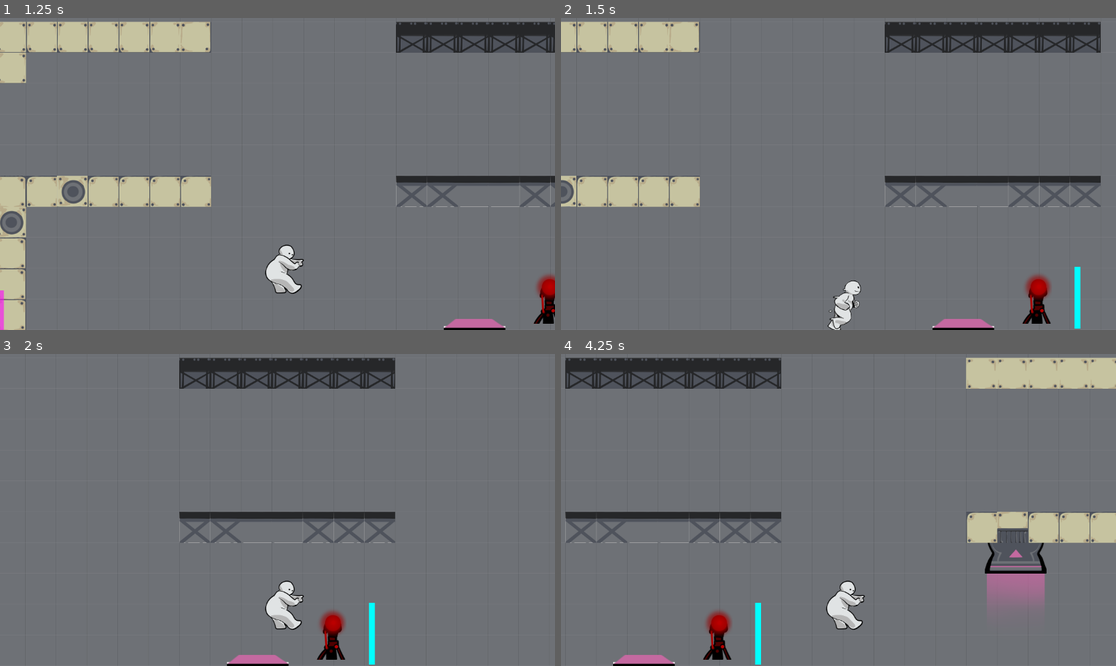
Above: before the commit, frames 1-4 (two rows, left to right).
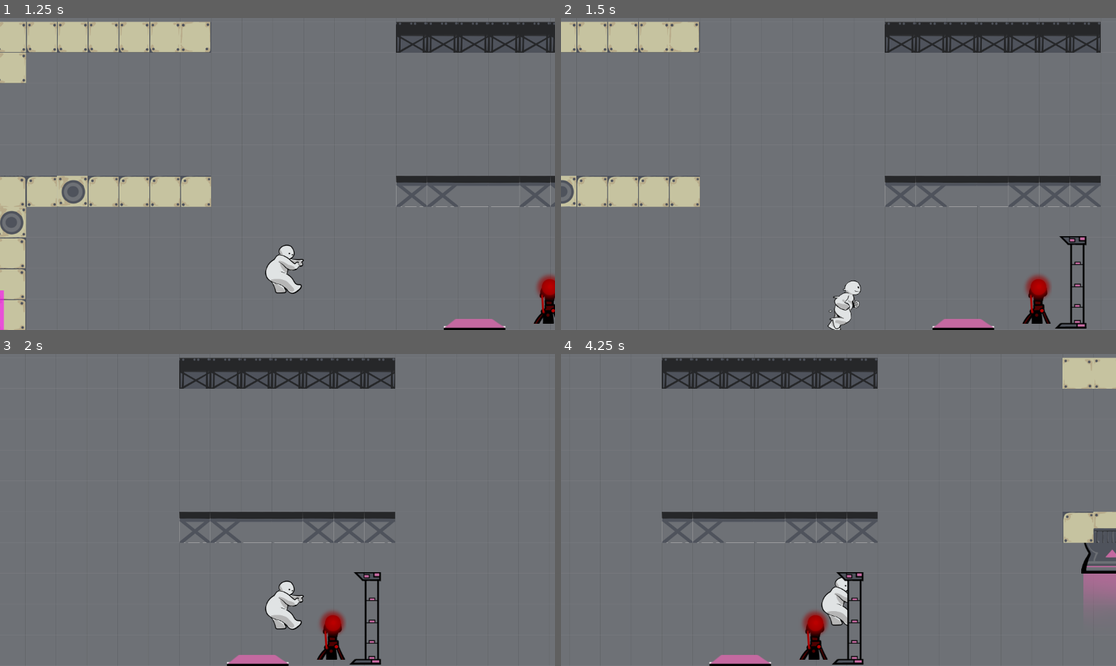
Above: after the commit, the same moments.

Repository: ZBC95/GMTK-2025-zoes-repository
Game: Godot game, scene res://Levels/game_level_dev_01.tscn
Same seed, same stepped clock (60 frames per second), same inputs: the game is played once before the commit and once after it.
Inputs:
- Up to frame 1 (1.25 s): hold D (Right) from 0.53 s (still down); tap W (Jump) at 0.77 s
- Up to frame 2 (1.5 s): keep holding D (Right)
- Up to frame 3 (2 s): keep holding D (Right); tap W (Jump) at 1.52 s
- Up to frame 4 (4.25 s): release D (Right) at 2.03 s; hold A (Left) 2.03-2.78 s; hold D (Right) from 2.78 s (still down); tap W (Jump) at 3.02, 3.77 s

Frame 1 is identical in both runs. In frame 2, 0.6% of the frame differs, in the area x 88-95%, y 69-100%; in frame 3, 0.6%; in frame 4, 16%, in the area x 0-100%, y 1-100%.

Commit message:
Added Door animated sprite

Diff:
--- a/Level_Making/door.tscn
+++ b/Level_Making/door.tscn
@@ -1,33 +1,77 @@
-[gd_scene load_steps=5 format=3 uid="uid://b3du30tia0mtw"]
+[gd_scene load_steps=11 format=3 uid="uid://b3du30tia0mtw"]
 
 [ext_resource type="Script" uid="uid://cb4ixt3ggarkp" path="res://door.gd" id="1_ba8gm"]
-
-[sub_resource type="RectangleShape2D" id="RectangleShape2D_ba8gm"]
-size = Vector2(8, 128)
+[ext_resource type="Texture2D" uid="uid://bjrh4jb45c4v" path="res://assets/door64.png" id="2_0rabo"]
 
 [sub_resource type="RectangleShape2D" id="RectangleShape2D_v6xrn"]
-size = Vector2(12, 128)
+size = Vector2(12, 192)
 
-[sub_resource type="QuadMesh" id="QuadMesh_ba8gm"]
+[sub_resource type="AtlasTexture" id="AtlasTexture_0rabo"]
+atlas = ExtResource("2_0rabo")
+region = Rect2(0, 0, 128, 192)
+
+[sub_resource type="AtlasTexture" id="AtlasTexture_jn2wj"]
+atlas = ExtResource("2_0rabo")
+region = Rect2(128, 0, 128, 192)
+
+[sub_resource type="AtlasTexture" id="AtlasTexture_d4xvk"]
+atlas = ExtResource("2_0rabo")
+region = Rect2(256, 0, 128, 192)
+
+[sub_resource type="AtlasTexture" id="AtlasTexture_bckog"]
+atlas = ExtResource("2_0rabo")
+region = Rect2(384, 0, 128, 192)
+
+[sub_resource type="AtlasTexture" id="AtlasTexture_r86xs"]
+atlas = ExtResource("2_0rabo")
+region = Rect2(512, 0, 128, 192)
+
+[sub_resource type="AtlasTexture" id="AtlasTexture_i7ie6"]
+atlas = ExtResource("2_0rabo")
+region = Rect2(0, 0, 128, 192)
+
+[sub_resource type="SpriteFrames" id="SpriteFrames_ccclb"]
+animations = [{
+"frames": [{
+"duration": 1.0,
+"texture": SubResource("AtlasTexture_0rabo")
+}, {
+"duration": 1.0,
+"texture": SubResource("AtlasTexture_jn2wj")
+}, {
+"duration": 1.0,
+"texture": SubResource("AtlasTexture_d4xvk")
+}, {
+"duration": 1.0,
+"texture": SubResource("AtlasTexture_bckog")
+}, {
+"duration": 1.0,
+"texture": SubResource("AtlasTexture_r86xs")
+}],
+"loop": false,
+"name": &"clopen",
+"speed": 5.0
+}, {
+"frames": [{
+"duration": 1.0,
+"texture": SubResource("AtlasTexture_i7ie6")
+}],
+"loop": false,
+"name": &"closed",
+"speed": 5.0
+}]
 
 [node name="Door" type="StaticBody2D"]
 top_level = true
 script = ExtResource("1_ba8gm")
 
-[node name="Area2D" type="Area2D" parent="."]
-collision_layer = 2
-collision_mask = 0
-
-[node name="CollisionShape2D" type="CollisionShape2D" parent="Area2D"]
-position = Vector2(0, -64)
-shape = SubResource("RectangleShape2D_ba8gm")
-
 [node name="CollisionShape2D" type="CollisionShape2D" parent="."]
-position = Vector2(0, -64)
+position = Vector2(0, -96)
 shape = SubResource("RectangleShape2D_v6xrn")
 
-[node name="MeshInstance2D" type="MeshInstance2D" parent="CollisionShape2D"]
-modulate = Color(0, 1, 1, 1)
-position = Vector2(0, 1.90735e-06)
-scale = Vector2(12, 128)
-mesh = SubResource("QuadMesh_ba8gm")
+[node name="DoorSprite" type="AnimatedSprite2D" parent="."]
+unique_name_in_owner = true
+position = Vector2(-40, -96)
+sprite_frames = SubResource("SpriteFrames_ccclb")
+animation = &"closed"
+autoplay = "closed"
--- a/door.gd
+++ b/door.gd
@@ -3,22 +3,29 @@
 @export var channel: int = 1
 @onready var player = get_node("../../Player")
 @onready var game = get_node("../..")
-@onready var start_pos = position
+@onready var door_sprite: AnimatedSprite2D = %DoorSprite
+
 var is_button_on = false
+var is_door_open = false  # New latch variable
 
 func _ready() -> void:
 	player.button_active.connect(button_press)
 	game.ghost_spawned.connect(new_ghost)
+	# Ensure door starts in closed state
+	set_collision_layer_value(1, true)
+	set_collision_mask_value(1, true)
 
-func _process(delta: float) -> void:
-	if is_button_on:
-		#print("door open")
-		position.x = 100000
-		is_button_on = false
-	else:
-		#print("door closed")
-		position.x = start_pos.x
-
+func _process(_delta: float) -> void:
+	if is_button_on and not is_door_open:
+		door_sprite.play("clopen")
+		set_collision_layer_value(1, false)
+		set_collision_mask_value(1, false)
+		is_door_open = true
+	elif not is_button_on and is_door_open:
+		door_sprite.play_backwards("clopen")
+		set_collision_layer_value(1, true)
+		set_collision_mask_value(1, true)
+		is_door_open = false
 
 func button_press(channel_sent):
 	if channel_sent == channel:
Binary file added: assets/door64.png
Not shown, added: assets/door64.png.import
